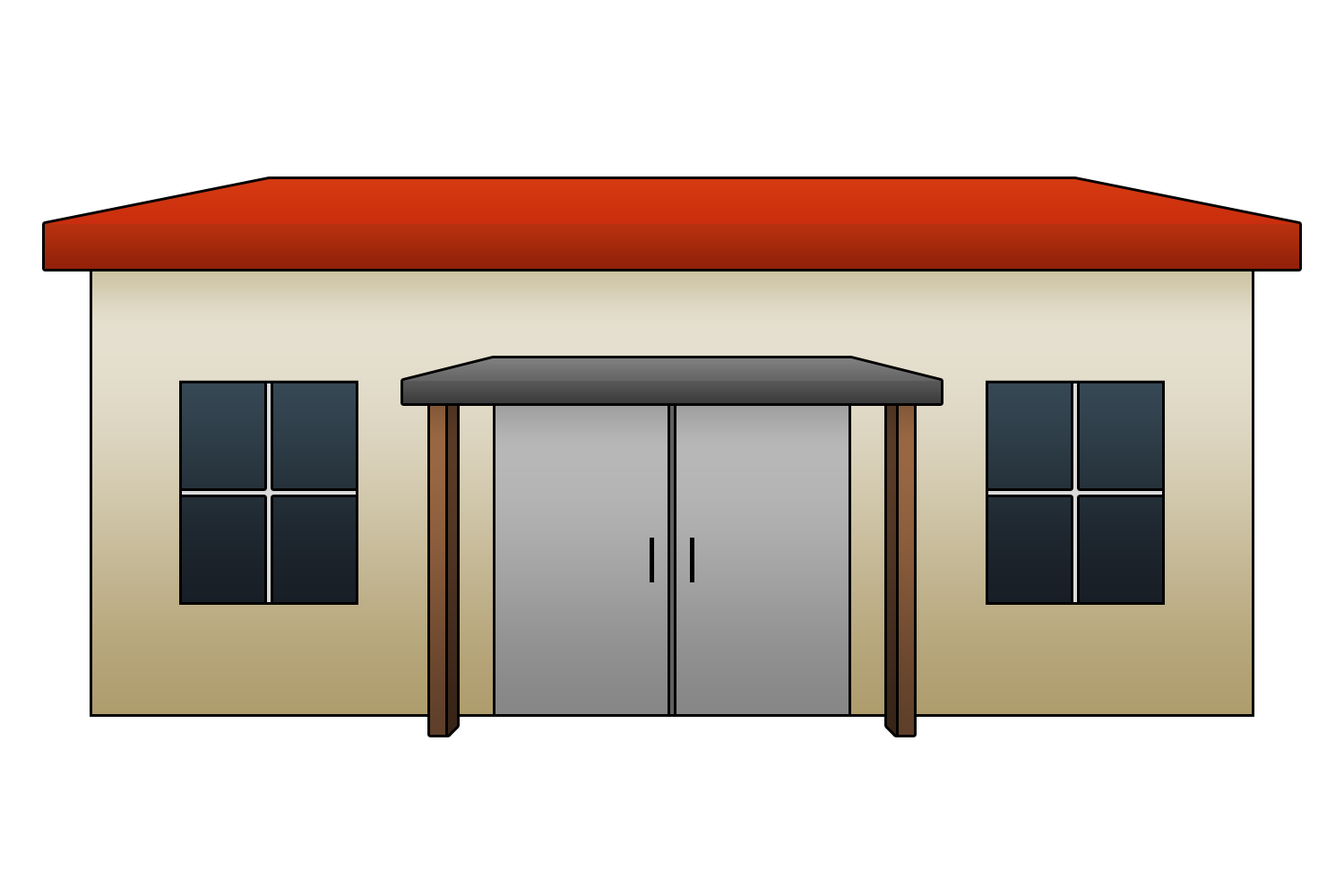
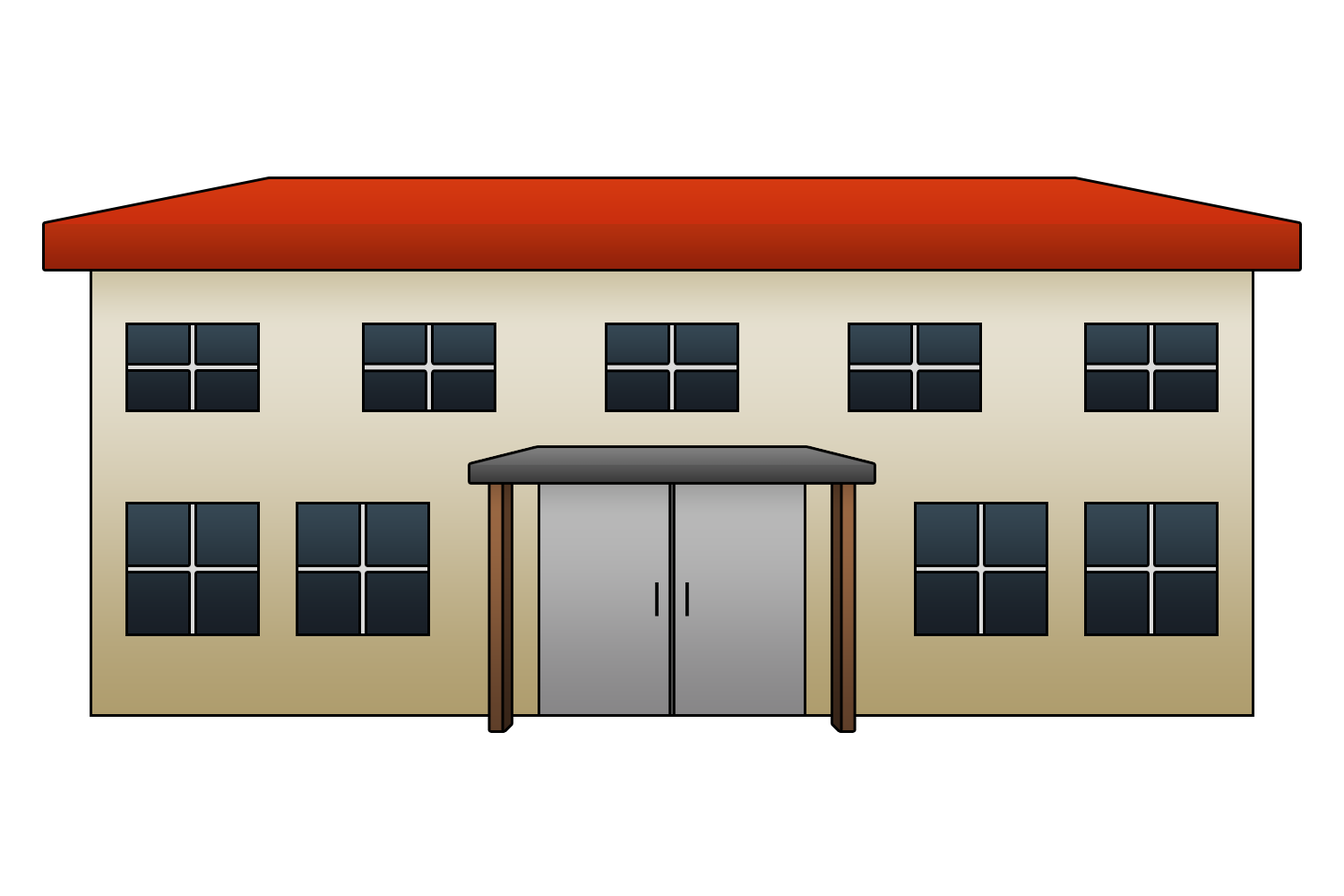
Two versions of the same layered image (1344px x 896px). Layer-by-layer changes:
painted on "School_Final" over bbox(125, 322, 1219, 738)
hid group "School_Res" (34 layers) over bbox(125, 322, 1219, 482)
painted on "Color Fill 4 copy" over bbox(403, 358, 941, 482)
